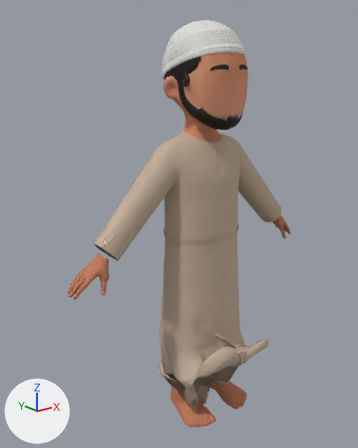
Renders of the glTF model public/avatars/ahmad.glb from each side of a commit.
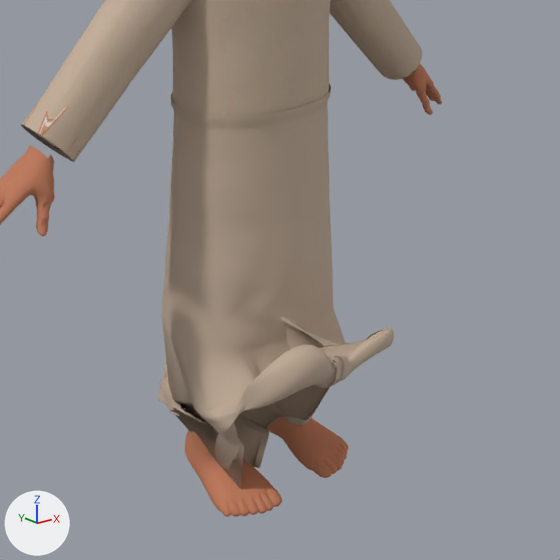
Old and new are each drawn whole from a 50 mm lens placed at (-140.1, -160.3, 71.8), pointed at (-10.2, 2.2, 6.8) and again close up on the part from 23% to 97% of the width and 41% to 100% of the height. Lighting does not change. The marker at lower left points along +X, +Y and +Z. The older version's two pictures come first. Both versions are drawn at full value of the shape key 'drape_kneel_tuck' of 'char1'; the numbers are the values there. Vertices at exactly the same position are counted once.

Objects in the first close-up: 'char1'.
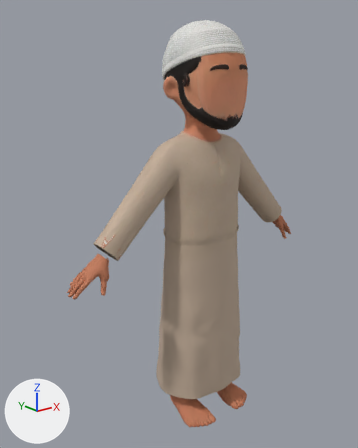
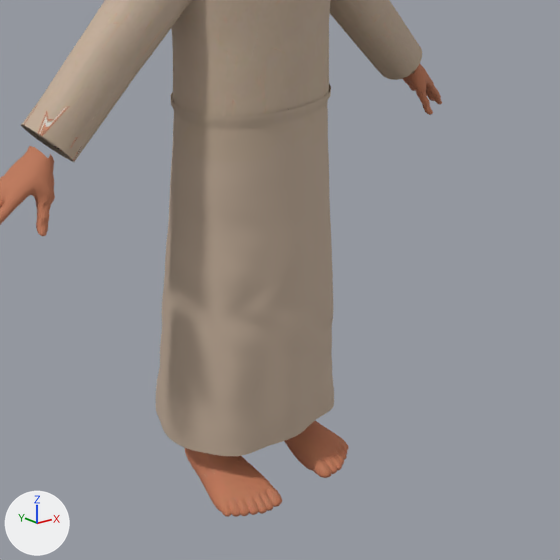
Changed parts and their boxes (x1, y1, x2, y2) in the close-ups (560 x 560 px; the box of a moved part takes in the faces that stretch with it):
part 1 of me_mesh_0, moved or reshaped: before (158, 308, 394, 489); after (156, 313, 334, 456)

Diff of the bpy script that builds the scene:
```diff
--- a/public/avatars/ahmad.glb.py
+++ b/public/avatars/ahmad.glb.py
@@ me_mesh_0 @@
 # used by ob_char1; location = (0.0, 0.0, 0.0)
-me_mesh_0.from_pydata(...)  # 22249 vertices, 43908 faces; spans x -65.0..65.0, y -33.0..17.0, z -85.0..90.0
+me_mesh_0.from_pydata(...)  # 22249 vertices, 43908 faces; spans x -65.0..65.0, y -21.0..17.0, z -85.0..90.0
+# me_mesh_0 part 1: 2080 of 22249 vertices moved; they spanned x -20.0..20.0, y -33.0..12.0, z -85.0..-40.0 and now span x -21.0..22.0, y -17.0..17.0, z -73.0..-44.0; mean shift (2.0, 15.0, -1.0); largest move (-11.0, -28.0, -40.0) -> (-9.0, -15.0, -73.0)
 me_mesh_0.materials.append(mat_material_0)
```
